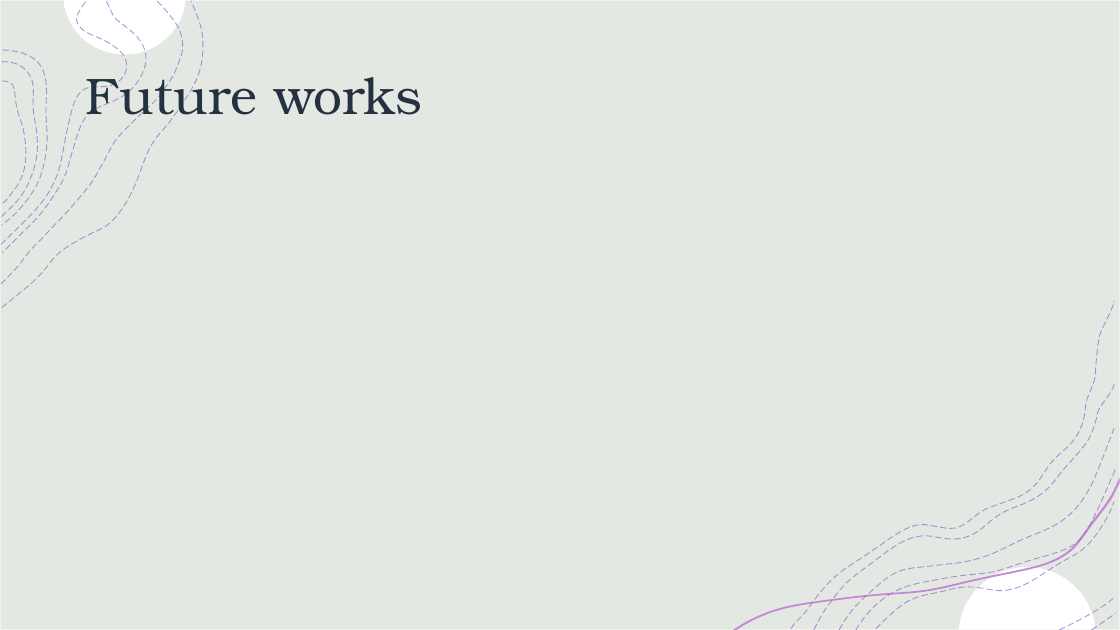
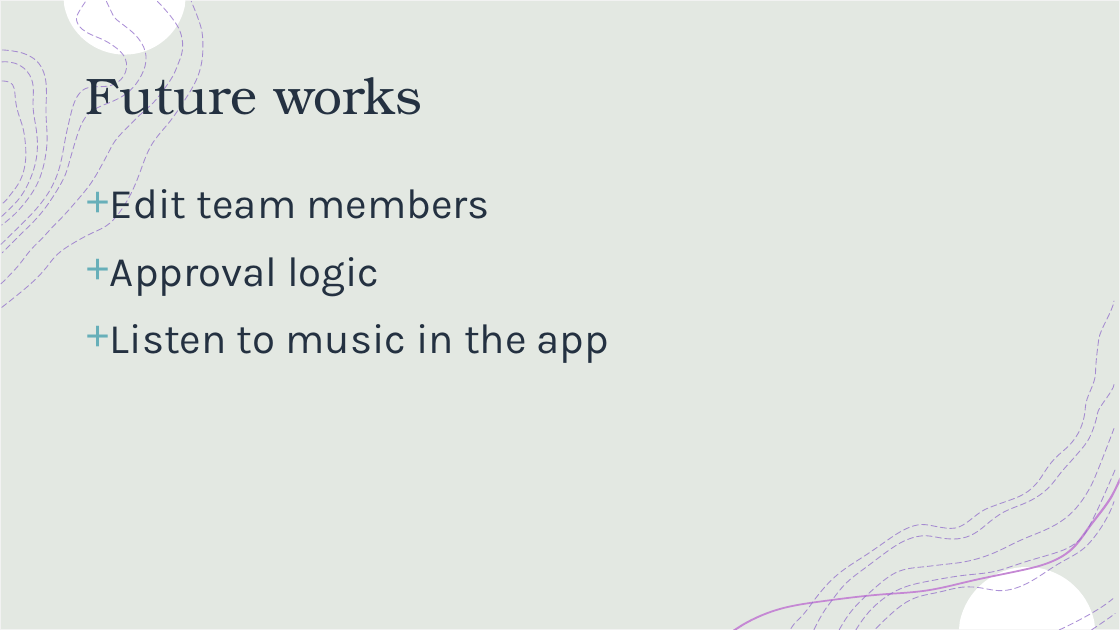
Before and after one commit to seanmstevens/Collabify, a slide deck: slide 6 of FinalPre.pptx. Drawn at 1120x630 pixels with LibreOffice and Linux fonts; fonts in the diff are those of the drawing. Boxes give left, top, right and bottom in pixels: in the first picture for what was removed or moved away, otherwise in the second. Text is boxed around its words. In the diff, an @@ line names an element or a change of style, - is before the commit and + after.

Commit message:
Added future works in slides

```diff
--- a/FinalPre.pptx
+++ b/FinalPre.pptx
@@ text added at (x1=110, y1=183, x2=609, y2=363), 36 pt, text #243141 @@
++ Edit team members
++ Approval logic
++ Listen to music in the app
```
Also in this commit, not shown: 1 other file.
